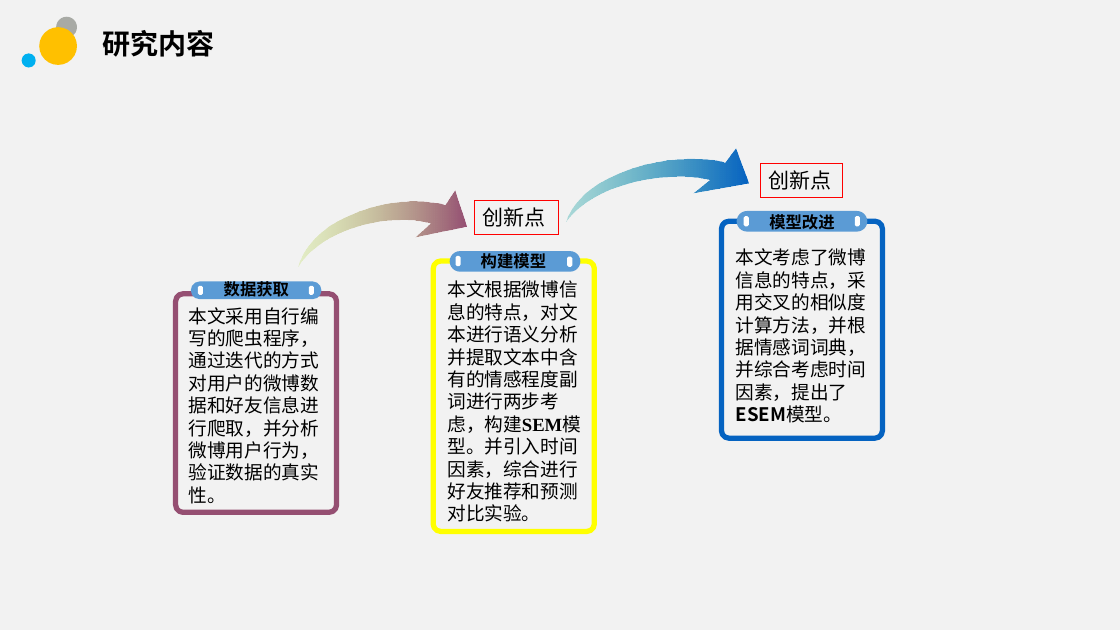
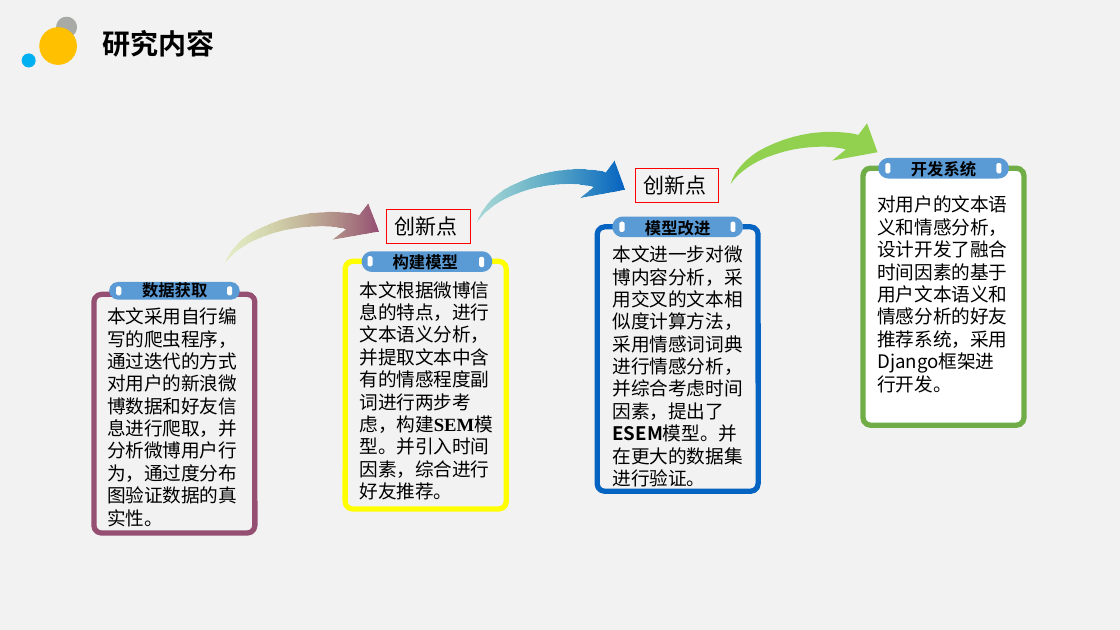
Before and after one commit to sunhongtao/Big_thesis, a slide deck: slide 7 of 毕业答辩/毕业答辩.pptx. Drawn at 1120x630 pixels with LibreOffice and Linux fonts; fonts in the diff are those of the drawing; background and template pictures are left out. Boxes give left, top, right and bottom in pixels: in the first picture for what was removed or moved away, otherwise in the second. Text is boxed around its words. In the diff, an @@ line names an element or a change of style, - is before the commit and + after.

```diff
--- a/毕业答辩/毕业答辩.pptx
+++ b/毕业答辩/毕业答辩.pptx
@@ freeform shape added at <box>731,124,878,184</box>, fill #92D050 @@
@@ freeform shape: place and size @@
-freeform shape at <box>567,149,749,222</box>
+freeform shape at <box>478,160,625,221</box>
@@ rounded rectangle added at <box>863,168,1024,425</box>, fill #FFFFFF, outline #70AD47 4.5 pt @@
@@ rounded rectangle added at <box>879,158,1010,178</box>, fill #5B9BD5 @@
@@ octagon added at <box>886,163,891,173</box>, fill #FFFFFF @@
@@ text added at <box>911,161,976,180</box>, 14 pt, text #000000, bold @@
+开发系统
@@ octagon added at <box>996,163,1002,173</box>, fill #FFFFFF @@
@@ freeform shape: place and size @@
-freeform shape at <box>298,191,466,267</box>
+freeform shape at <box>225,203,378,262</box>
@@ rectangle "创新点": place and size @@
-rectangle "创新点" at <box>475,201,559,234</box>
+rectangle "创新点" at <box>386,209,471,243</box>
@@ text added at <box>877,195,1007,393</box>, 16 pt, text #000000 @@
+对用户的文本语义和情感分析，设计开发了融合时间因素的基于用户文本语义和情感分析的好友推荐系统，采用Django框架进行开发。
@@ rounded rectangle: place and size @@
-rounded rectangle at <box>722,221,883,438</box>
+rounded rectangle at <box>597,227,759,492</box>
@@ 2 octagons, 1 text, 1 rectangle, 1 rounded rectangle: place and size @@
-2 octagons, 1 text, 1 rectangle, 1 rounded rectangle at <box>737,163,868,234</box>
+2 octagons, 1 text, 1 rectangle, 1 rounded rectangle at <box>613,169,744,239</box>
@@ rounded rectangle: place and size @@
-rounded rectangle at <box>434,261,595,532</box>
+rounded rectangle at <box>345,261,507,509</box>
@@ rounded rectangle: place and size @@
-rounded rectangle at <box>450,251,581,271</box>
+rounded rectangle at <box>362,251,493,271</box>
@@ octagon: place and size @@
-octagon at <box>455,256,460,266</box>
+octagon at <box>368,256,373,266</box>
@@ text "构建模型": place and size @@
-text "构建模型" at <box>481,253,546,273</box>
+text "构建模型" at <box>393,251,458,273</box>
@@ octagon: place and size @@
-octagon at <box>567,256,572,266</box>
+octagon at <box>479,257,484,267</box>
@@ text at <box>613,245,743,491</box>: text changed @@
-本文考虑了微博信息的特点，采用交叉的相似度计算方法，并根据情感词词典，并综合考虑时间因素，提出了ESEM模型。
+本文进一步对微博内容分析，采用交叉的文本相似度计算方法，采用情感词词典进行情感分析，并综合考虑时间因素，提出了ESEM模型。并在更大的数据集进行验证。
@@ rounded rectangle: place and size @@
-rounded rectangle at <box>176,294,337,513</box>
+rounded rectangle at <box>94,294,255,533</box>
@@ 2 octagons, 1 text, 1 rounded rectangle: place and size @@
-2 octagons, 1 text, 1 rounded rectangle at <box>191,279,322,301</box>
+2 octagons, 1 text, 1 rounded rectangle at <box>109,279,240,301</box>
@@ text at <box>359,281,492,500</box>: text changed @@
-本文根据微博信息的特点，对文本进行语义分析并提取文本中含有的情感程度副词进行两步考虑，构建SEM模型。并引入时间因素，综合进行好友推荐和预测对比实验。
+本文根据微博信息的特点，进行文本语义分析，并提取文本中含有的情感程度副词进行两步考虑，构建SEM模型。并引入时间因素，综合进行好友推荐。
@@ text at <box>107,307,237,527</box>: text changed @@
-本文采用自行编写的爬虫程序，通过迭代的方式对用户的微博数据和好友信息进行爬取，并分析微博用户行为，验证数据的真实性。
+本文采用自行编写的爬虫程序，通过迭代的方式对用户的新浪微博数据和好友信息进行爬取，并分析微博用户行为，通过度分布图验证数据的真实性。
```
Also in this commit, not shown: 4 other slides changed, 13 slides added, 16 slides removed, 3 other files.
